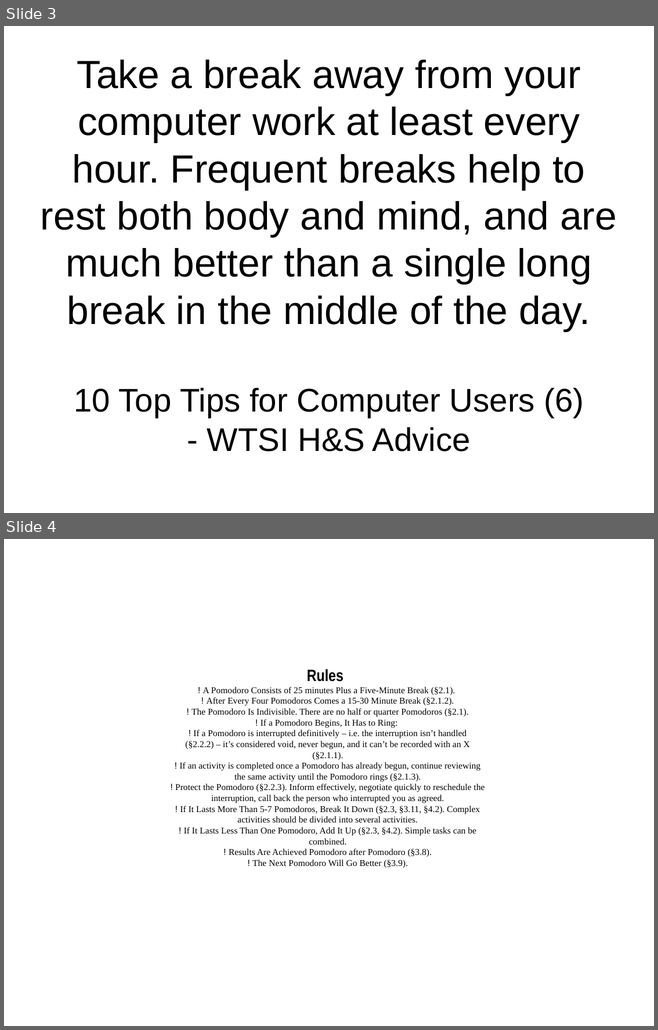
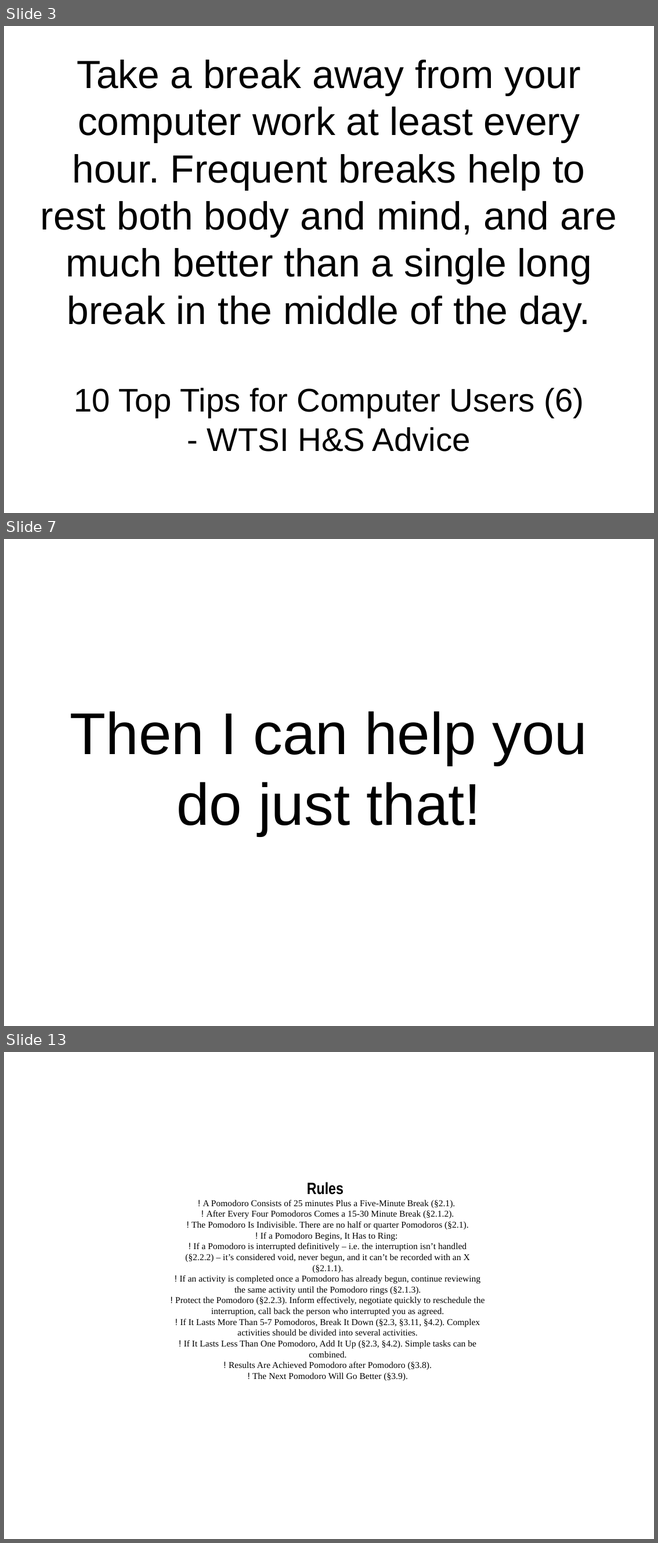
Before and after one commit to setitesuk/presentations, a slide deck: pomodoro_lightning_talk.odp. Shown one above the other, each under a label of ours: slides 3 and 4 before the commit, slides 3, 7 and 13 after it; the slides between them are not shown. The pictures are 658x1030 and 658x1543 pixels, drawn with LibreOffice and Linux fonts; fonts in the diff are those of the drawing. Boxes give left, top, right and bottom in pixels: in the first picture for what was removed or moved away, otherwise in the second. Text is boxed around its words. In the diff, an @@ line names an element or a change of style, - is before the commit and + after.

```diff
--- a/pomodoro_lightning_talk.odp
+++ b/pomodoro_lightning_talk.odp
@@ slide 7 added at (4, 539, 654, 1026), background #FFFFFF @@
@@ subtitle added at (70, 711, 587, 836), 72 pt, text #000000 @@
+Then I can help you do just that!
@@ what was slide 4 is now slide 13 @@
```
Also in this commit, not shown: 8 other slides added.
